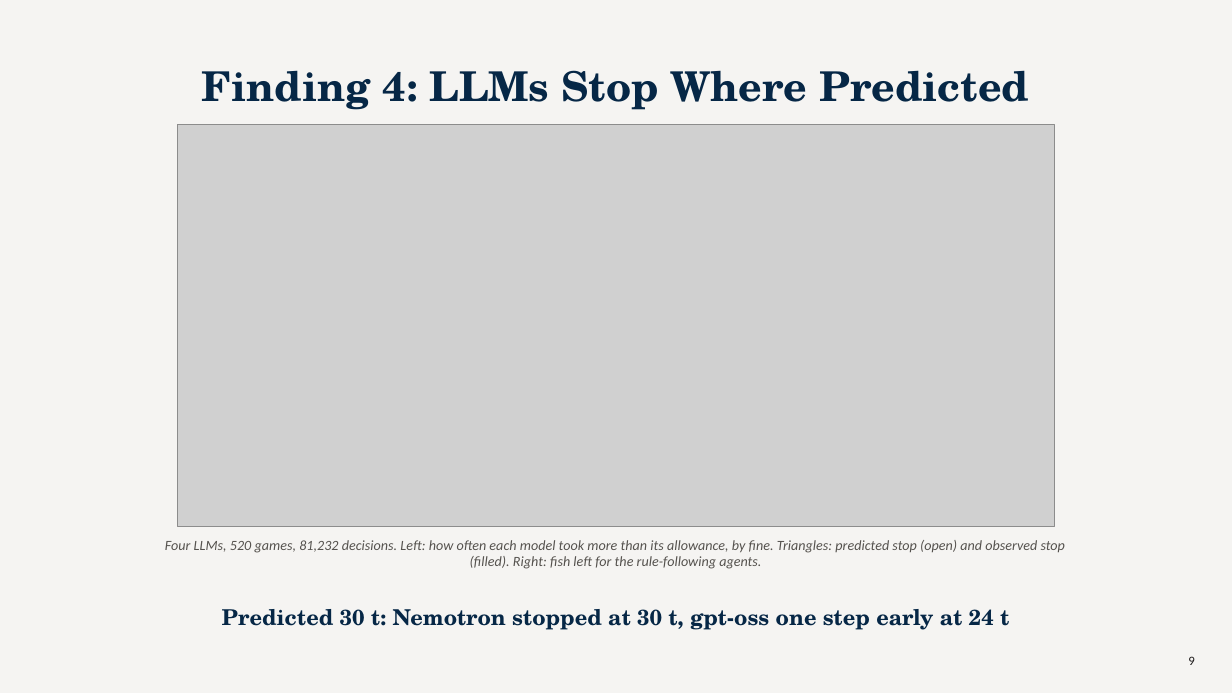
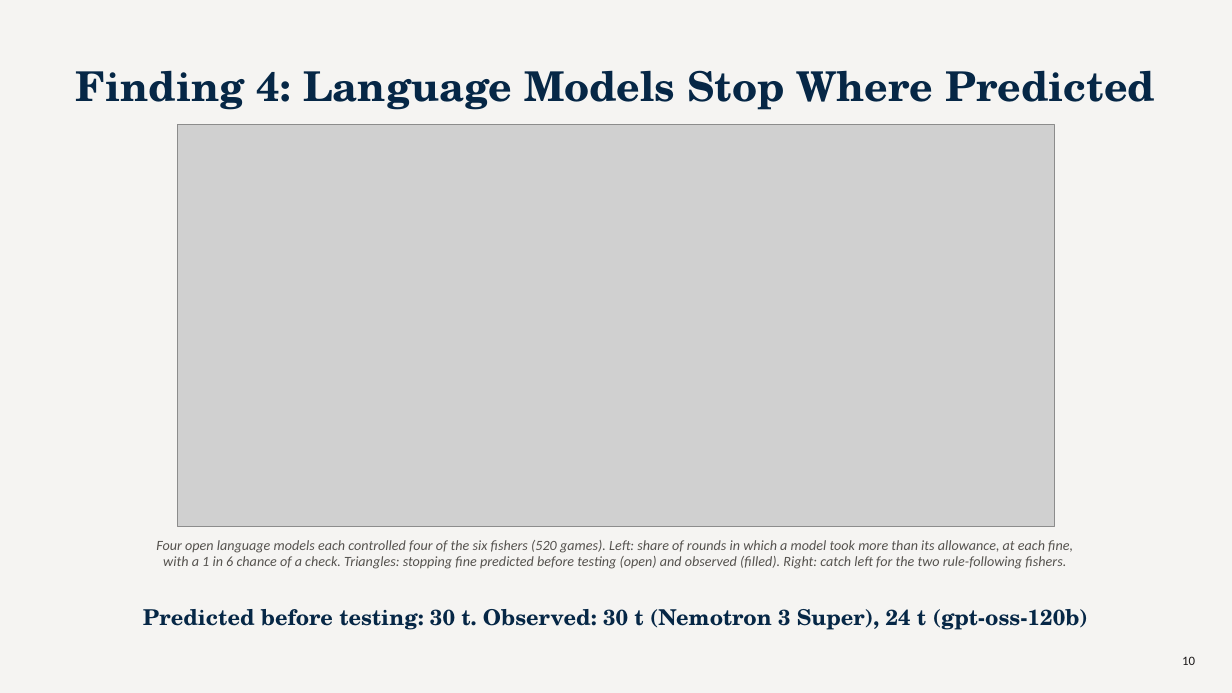
Before and after one commit to TallowCatch/invasion-commons, a slide deck: slide 10 of notes/slides/2026-10-13_phd_catchup/phd_catchup_2026-10-13.pptx (slide 9 before the commit). Drawn at 1232x693 pixels with LibreOffice and Linux fonts; fonts in the diff are those of the drawing; grey boxes stand for pictures. Boxes give left, top, right and bottom in pixels: in the first picture for what was removed or moved away, otherwise in the second. Text is boxed around its words. In the diff, an @@ line names an element or a change of style, - is before the commit and + after.

```diff
--- a/notes/slides/2026-10-13_phd_catchup/phd_catchup_2026-10-13.pptx
+++ b/notes/slides/2026-10-13_phd_catchup/phd_catchup_2026-10-13.pptx
@@ text at bbox=[76, 70, 1155, 110]: text changed @@
-Finding 4: LLMs Stop Where Predicted
+Finding 4: Language Models Stop Where Predicted
@@ text at bbox=[156, 540, 1073, 569]: text changed @@
-Four LLMs, 520 games, 81,232 decisions. Left: how often each model took more than its allowance, by fine. Triangles: predicted stop (open) and observed stop (filled). Right: fish left for the rule-following agents.
+Four open language models each controlled four of the six fishers (520 games). Left: share of rounds in which a model took more than its allowance, at each fine, with a 1 in 6 chance of a check. Triangles: stopping fine predicted before testing (open) and observed (filled). Right: catch left for the two rule-following fishers.
@@ text at bbox=[143, 609, 1088, 630]: text changed @@
-Predicted 30 t: Nemotron stopped at 30 t, gpt-oss one step early at 24 t
+Predicted before testing: 30 t. Observed: 30 t (Nemotron 3 Super), 24 t (gpt-oss-120b)
@@ text at bbox=[1182, 656, 1195, 665]: text changed @@
-9
+10
```
Also in this commit, not shown: 7 other slides changed, 7 slides added, 6 slides removed, 2 other files.
